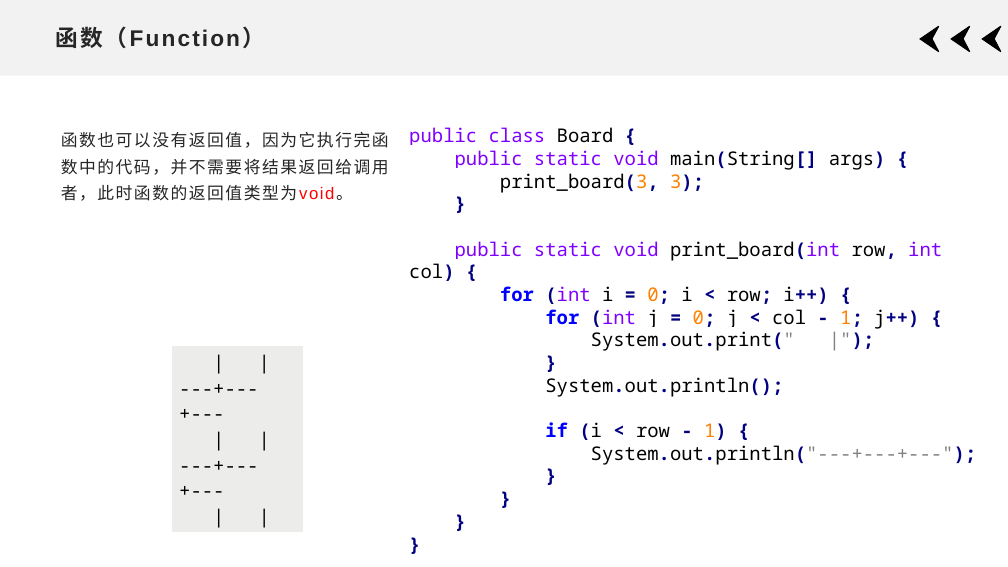
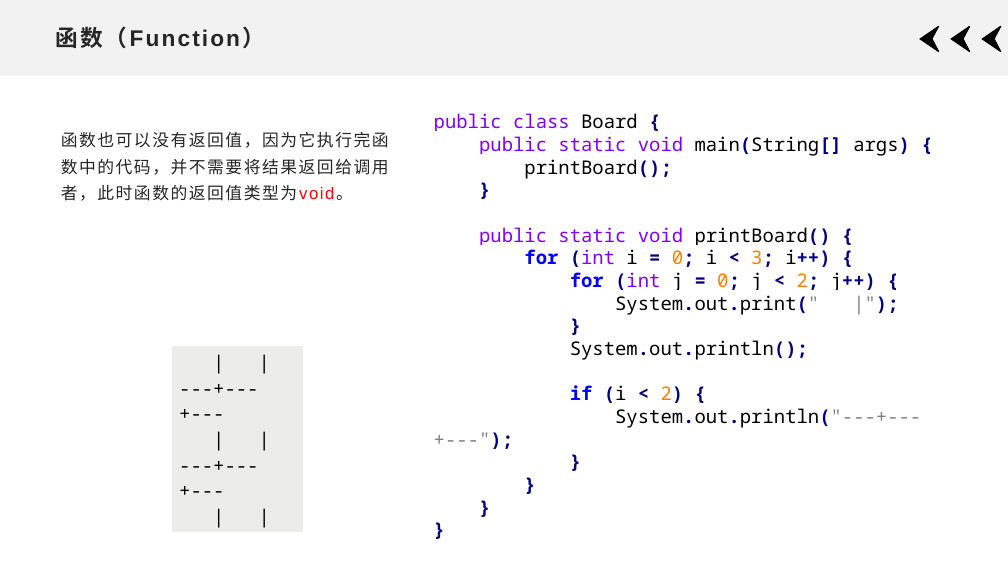
Before and after one commit to xdai02/Java, a slide deck: slide 6 of slides/Chapter5.pptx. Drawn at 1008x567 pixels with LibreOffice and Linux fonts; fonts in the diff are those of the drawing. Boxes give left, top, right and bottom in pixels: in the first picture for what was removed or moved away, otherwise in the second. Text is boxed around its words. In the diff, an @@ line names an element or a change of style, - is before the commit and + after.

```diff
--- a/slides/Chapter5.pptx
+++ b/slides/Chapter5.pptx
@@ text "public class Board {": place and size @@
-text "public class Board {" at (409, 127, 977, 465)
+text "public class Board {" at (434, 113, 921, 428)
@@ text at (524, 159, 671, 179): text changed @@
-print_board(3, 3);
+printBoard();
@@ text at (479, 227, 876, 290): text changed; text colour #000000 to #8000FF @@
-public static void print_board(int row, int col) {
-for (int i = 0; i < row; i++) {
-for (int j = 0; j < col - 1; j++) {
+public static void printBoard() {
+for (int i = 0; i < 3; i++) {
+for (int j = 0; j < 2; j++) {
@@ text at (570, 385, 684, 403): text changed @@
-if (i < row - 1) {
+if (i < 2) {
```
Also in this commit, not shown: 1 other slide changed, 1 slide added, 6 other files.
